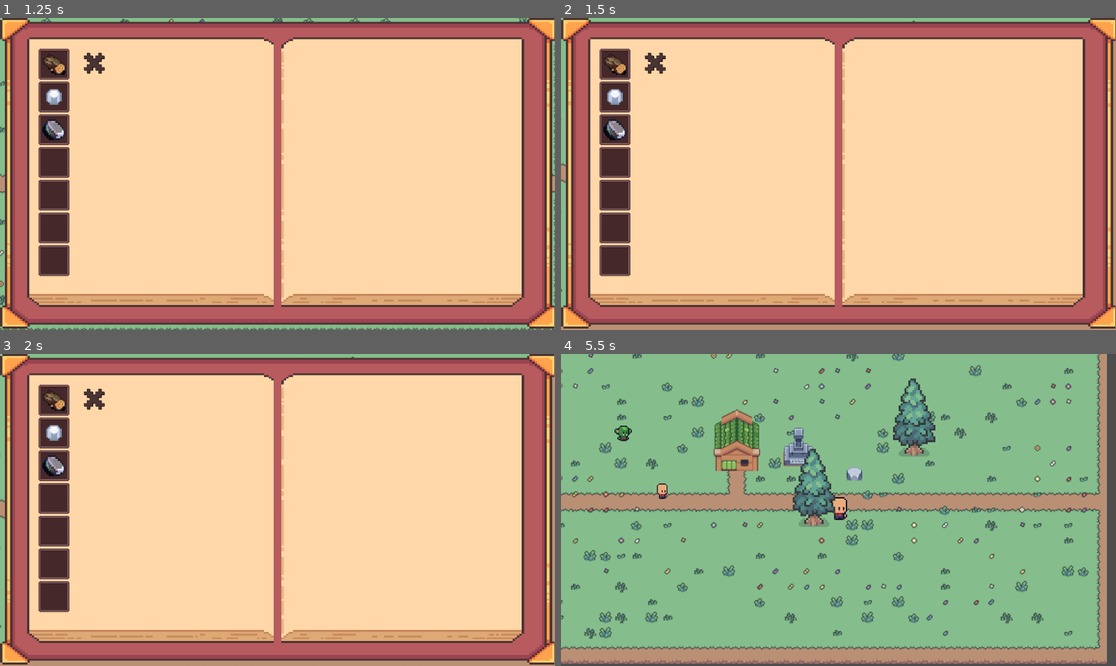
Above: before the commit, frames 1-4 (two rows, left to right).
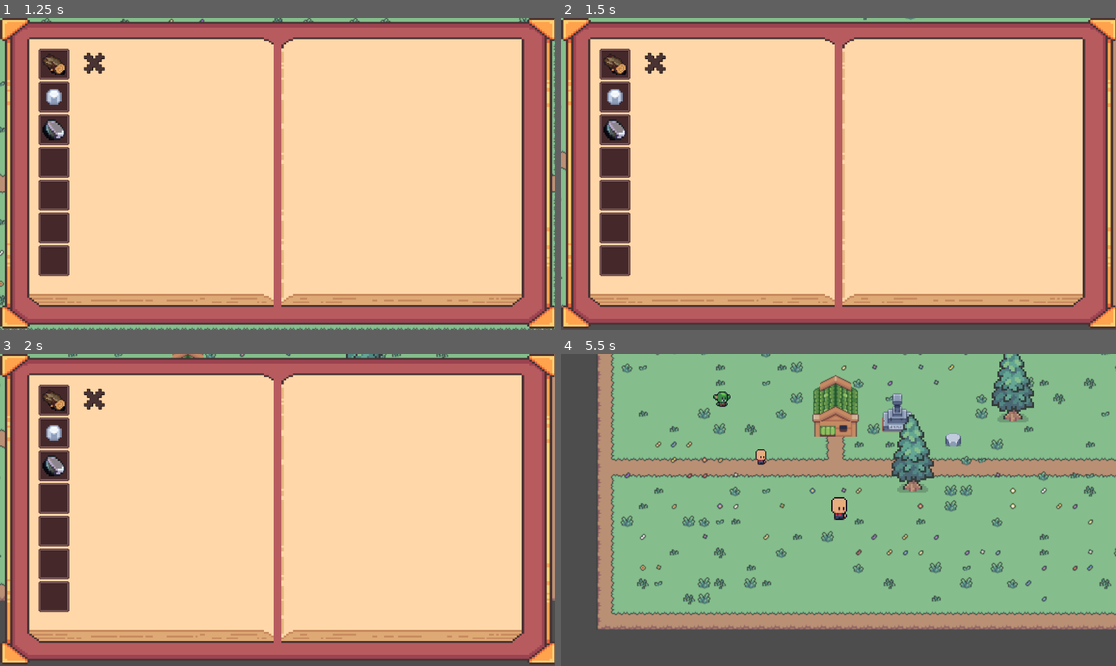
Above: after the commit, the same moments.

Repository: Inkanari/Tinytown
Game: Godot game, scene res://pueblo.tscn
The game is run twice, just before and just after one commit, with the same random seed, the same clock (stepped at 60 frames per second) and the same inputs. The project has no main scene, so this scene is started directly.
Inputs:
- Up to frame 1 (1.25 s): tap Enter at 0.5 s; hold D (derecha) from 0.53 s (still down); tap P (UI_single) at 0.6 s
- Up to frame 2 (1.5 s): tap Space at 1.25 s; release D (derecha) at 1.28 s; hold S (abajo) from 1.28 s (still down); tap Q (golpe) at 1.35 s
- Up to frame 3 (2 s): keep holding S (abajo)
- Up to frame 4 (5.5 s): tap Enter at 2, 5 s; release S (abajo) at 2.03 s; hold D (derecha) 2.03-2.78 s; tap P (UI_single) at 2.1, 3.6, 5.1 s; hold W (arriba) 2.78-3.53 s; tap Q (golpe) at 2.85, 4.35 s; hold A (izquierda) 3.53-5.03 s; tap Space at 4.25 s; hold S (abajo) from 5.03 s (still down)

Frame 1 is identical in both runs. In frame 2, 1.8% of the frame differs, in the area x 0-100%, y 0-100%; in frame 3, 2.3%; in frame 4, 49%.

Commit message:
Update jugador.tscn

Diff:
--- a/jugador.tscn
+++ b/jugador.tscn
@@ -7,9 +7,6 @@
 [sub_resource type="AtlasTexture" id="AtlasTexture_omvyu"]
 atlas = ExtResource("1_16k11")
 region = Rect2(34, 16.5, 29, 29)
-
-[sub_resource type="RectangleShape2D" id="RectangleShape2D_8o684"]
-size = Vector2(16, 24)
 
 [sub_resource type="RectangleShape2D" id="RectangleShape2D_omvyu"]
 size = Vector2(96, 28)
@@ -97,6 +94,9 @@
 "speed": 5.0
 }]
 
+[sub_resource type="RectangleShape2D" id="RectangleShape2D_8o684"]
+size = Vector2(12, 8)
+
 [node name="Jugador" type="CharacterBody2D"]
 script = ExtResource("1_omvyu")
 
@@ -106,9 +106,6 @@
 texture_repeat = 1
 scale = Vector2(1.5, 1.5)
 texture = SubResource("AtlasTexture_omvyu")
-
-[node name="CollisionShape2D" type="CollisionShape2D" parent="."]
-shape = SubResource("RectangleShape2D_8o684")
 
 [node name="Hitbox" type="Area2D" parent="."]
 
@@ -124,3 +121,7 @@
 frame = 9
 frame_progress = 1.0
 speed_scale = 4.0
+
+[node name="CollisionShape2D" type="CollisionShape2D" parent="."]
+position = Vector2(2, 7)
+shape = SubResource("RectangleShape2D_8o684")
